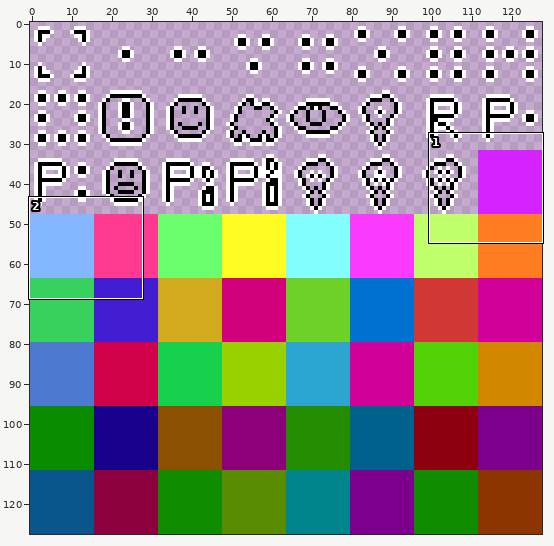
Sprite sheet, stored at src/main/resources/assets/armourers_workshop/textures/tile-entities/markers.png. The first picture is a wide view before the edit; the outline marks the close-up.
Close-up. Earlier state:
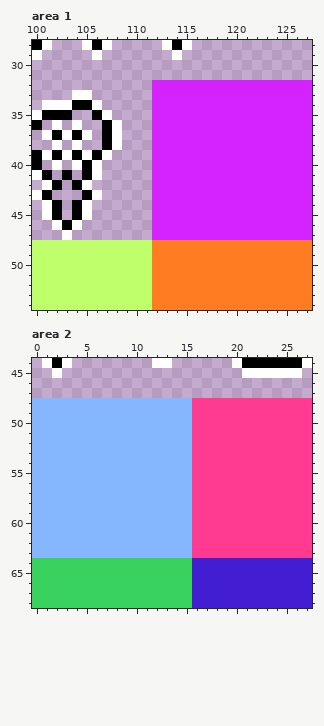
The file is 128x128 pixels. Shown: area 1: x 100..127, y 28..54; area 2: x 0..27, y 44..68.
New version:
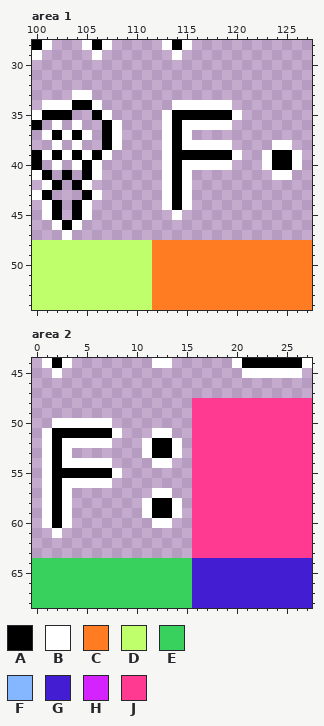
Palette (. is transparent): A #000000  B #ffffff  C #ff7c23  D #bfff6b  E #38d15e  F #84b7ff  G #421dd1  H #d423ff  J #ff3a90
The exact change:
--- area 1
@@ x 110..127 @@
 31 ..................
-32 ..HHHHHHHHHHHHHHHH
-33 ..HHHHHHHHHHHHHHHH
-34 ..HHHHHHHHHHHHHHHH
-35 ..HHHHHHHHHHHHHHHH
-36 ..HHHHHHHHHHHHHHHH
-37 ..HHHHHHHHHHHHHHHH
-38 ..HHHHHHHHHHHHHHHH
-39 ..HHHHHHHHHHHHHHHH
-40 ..HHHHHHHHHHHHHHHH
-41 ..HHHHHHHHHHHHHHHH
-42 ..HHHHHHHHHHHHHHHH
-43 ..HHHHHHHHHHHHHHHH
-44 ..HHHHHHHHHHHHHHHH
-45 ..HHHHHHHHHHHHHHHH
-46 ..HHHHHHHHHHHHHHHH
-47 ..HHHHHHHHHHHHHHHH
+32 ..................
+33 ..................
+34 ....BBBBBB........
+35 ...BAAAAAAB.......
+36 ...BABBBBB........
+37 ...BAB............
+38 ...BABBBBB....BB..
+39 ...BAAAAAAB..BAAB.
+40 ...BABBBBB...BAAB.
+41 ...BAB........BB..
+42 ...BAB............
+43 ...BAB............
+44 ...BAB............
+45 ....B.............
+46 ..................
+47 ..................
 48 DDCCCCCCCCCCCCCCCC
--- area 2
@@ x 0..17 @@
 47 ..................
-48 FFFFFFFFFFFFFFFFJJ
-49 FFFFFFFFFFFFFFFFJJ
-50 FFFFFFFFFFFFFFFFJJ
-51 FFFFFFFFFFFFFFFFJJ
-52 FFFFFFFFFFFFFFFFJJ
-53 FFFFFFFFFFFFFFFFJJ
-54 FFFFFFFFFFFFFFFFJJ
-55 FFFFFFFFFFFFFFFFJJ
-56 FFFFFFFFFFFFFFFFJJ
-57 FFFFFFFFFFFFFFFFJJ
-58 FFFFFFFFFFFFFFFFJJ
-59 FFFFFFFFFFFFFFFFJJ
-60 FFFFFFFFFFFFFFFFJJ
-61 FFFFFFFFFFFFFFFFJJ
-62 FFFFFFFFFFFFFFFFJJ
-63 FFFFFFFFFFFFFFFFJJ
+48 ................JJ
+49 ................JJ
+50 ..BBBBBB........JJ
+51 .BAAAAAAB...BB..JJ
+52 .BABBBBB...BAAB.JJ
+53 .BAB.......BAAB.JJ
+54 .BABBBBB....BB..JJ
+55 .BAAAAAAB.......JJ
+56 .BABBBBB........JJ
+57 .BAB........BB..JJ
+58 .BAB.......BAAB.JJ
+59 .BAB.......BAAB.JJ
+60 .BAB........BB..JJ
+61 ..B.............JJ
+62 ................JJ
+63 ................JJ
 64 EEEEEEEEEEEEEEEEGG
Changed places in both close-ups, as pixel boxes (x1, y1, x2, y2):
changed: (152, 80, 312, 240)
changed: (32, 398, 192, 558)
